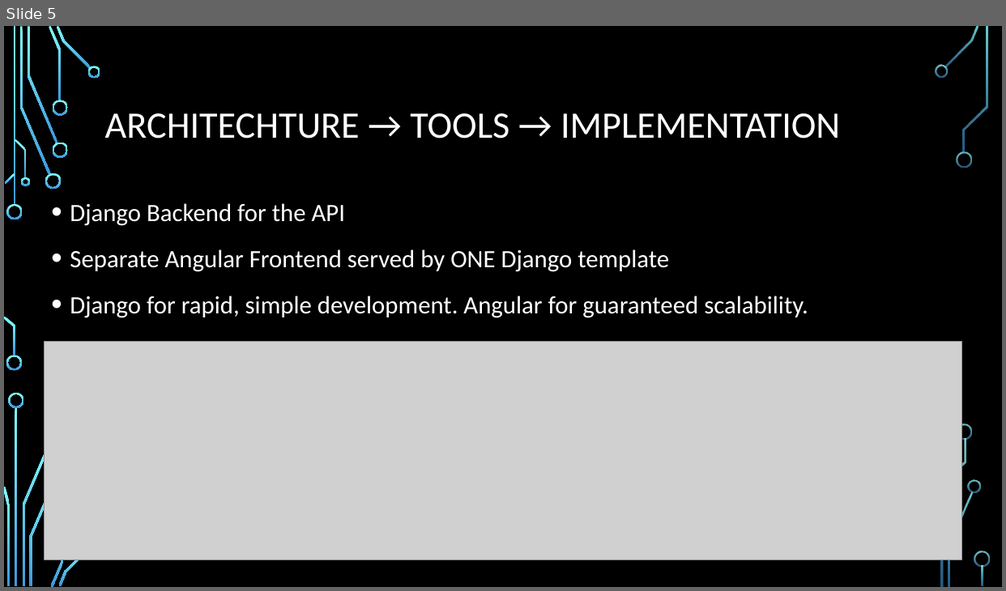
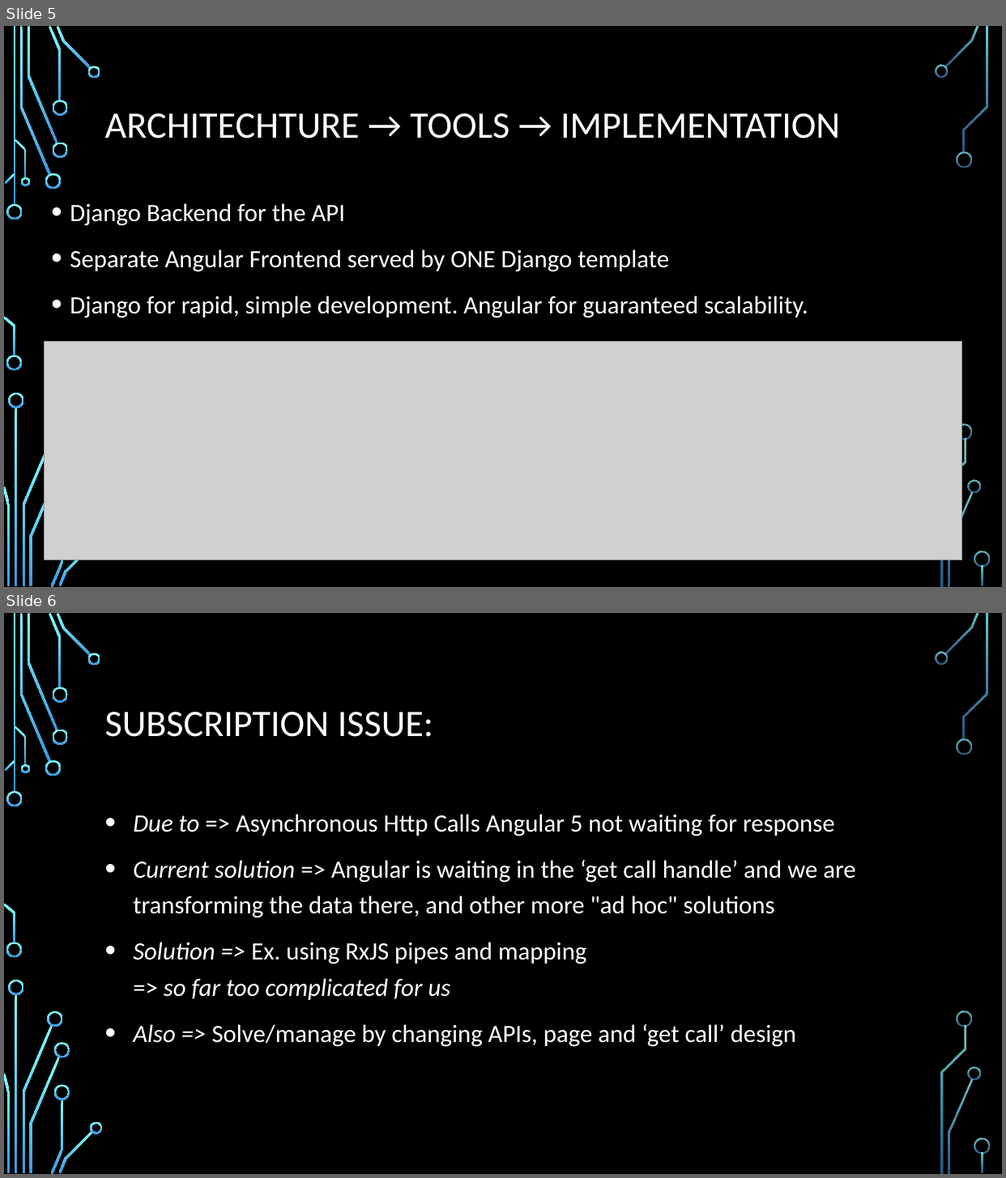
Before and after one commit to FelixDryselius/wipkand, a slide deck: VFAL halvtid presentation.pptx. Shown one above the other, each under a label of ours: slide 5 before the commit, slides 5 and 6 after it. The pictures are 1006x591 and 1006x1178 pixels, drawn with LibreOffice and Linux fonts; fonts in the diff are those of the drawing; grey boxes stand for pictures; background and template pictures are left out. Boxes give left, top, right and bottom in pixels: in the first picture for what was removed or moved away, otherwise in the second. Text is boxed around its words. In the diff, an @@ line names an element or a change of style, - is before the commit and + after.

```diff
--- a/VFAL halvtid presentation.pptx
+++ b/VFAL halvtid presentation.pptx
@@ slide 6 added at (4,613,1002,1174), background picture (left out); not listed: 32 template elements that a slide beside it also shows @@
@@ title added at (105,712,434,737), 36 pt, text #FFFFFF @@
+SUBSCRIPTION ISSUE:
@@ text added at (133,814,855,1047), 24 pt, text #FFFFFF @@
+• Due to => Asynchronous Http Calls Angular 5 not waiting for response
+• Current solution => Angular is waiting in the ‘get call handle’ and we are transforming the data there, and other more "ad hoc" solutions
+• Solution => Ex. using RxJS pipes and mapping
+  => so far too complicated for us
+• Also => Solve/manage by changing APIs, page and ‘get call’ design
@@ group added at (48,1012,103,1134): 4 freeform shapes @@
```
Also in this commit, not shown: 1 other slide added, 1 slide removed.
